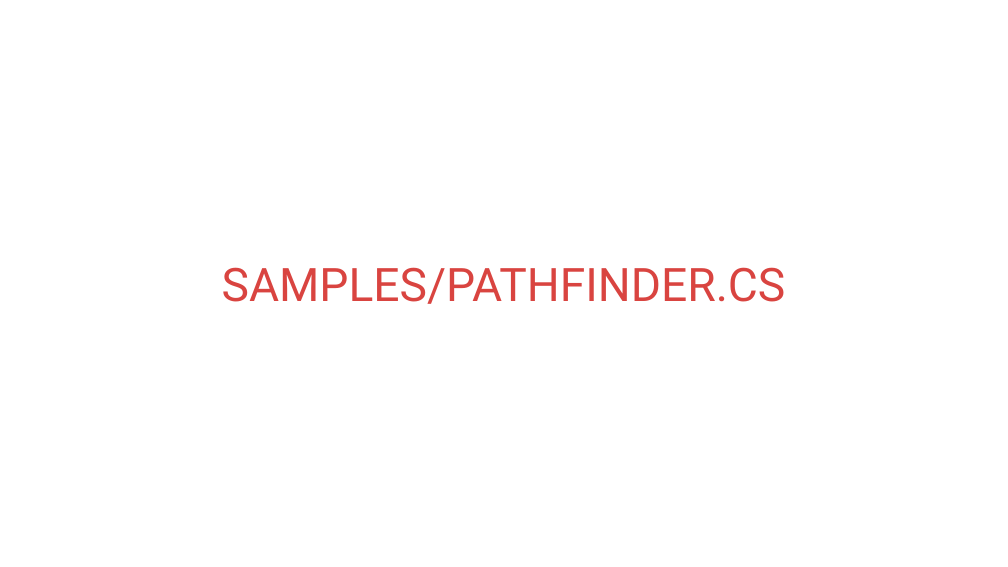
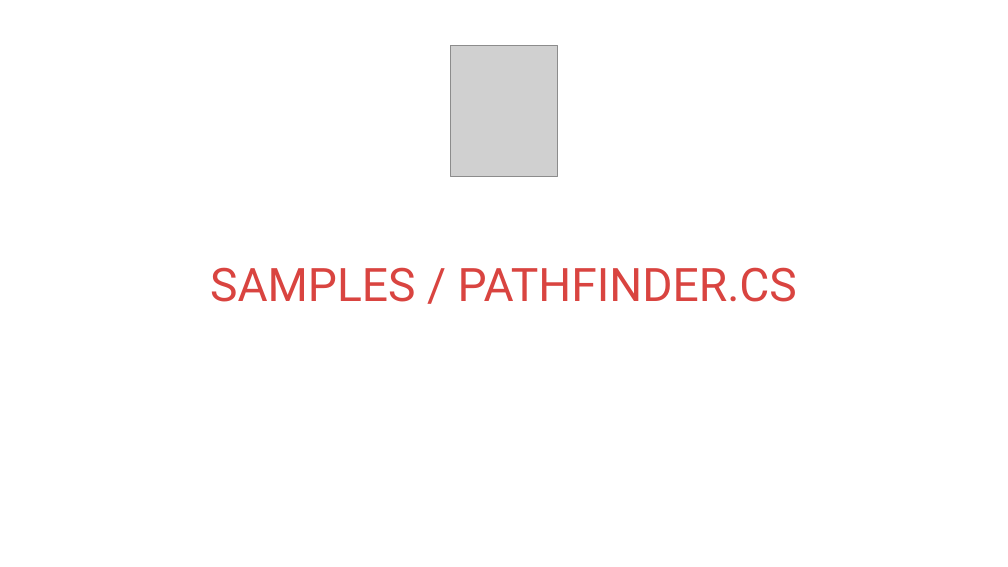
Before and after one commit to kontur-courses/clean-code, a slide deck: slide 26 of clean-code.pptx. Drawn at 1008x567 pixels with LibreOffice and Linux fonts; fonts in the diff are those of the drawing; grey boxes stand for pictures. Boxes give left, top, right and bottom in pixels: in the first picture for what was removed or moved away, otherwise in the second. Text is boxed around its words. In the diff, an @@ line names an element or a change of style, - is before the commit and + after.

```diff
--- a/clean-code.pptx
+++ b/clean-code.pptx
@@ picture added at bbox=[451, 45, 558, 176] @@
@@ title at bbox=[210, 267, 797, 302]: spaces changed @@
-SAMPLES/PATHFINDER.CS
+SAMPLES / PATHFINDER.CS
```
Also in this commit, not shown: 1 other slide changed, 8 other files.
